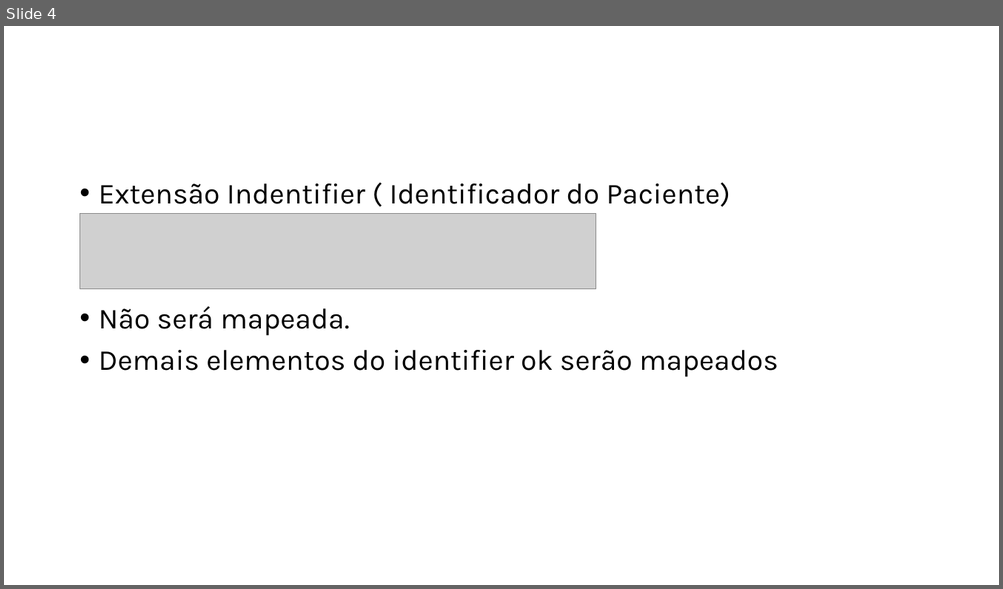
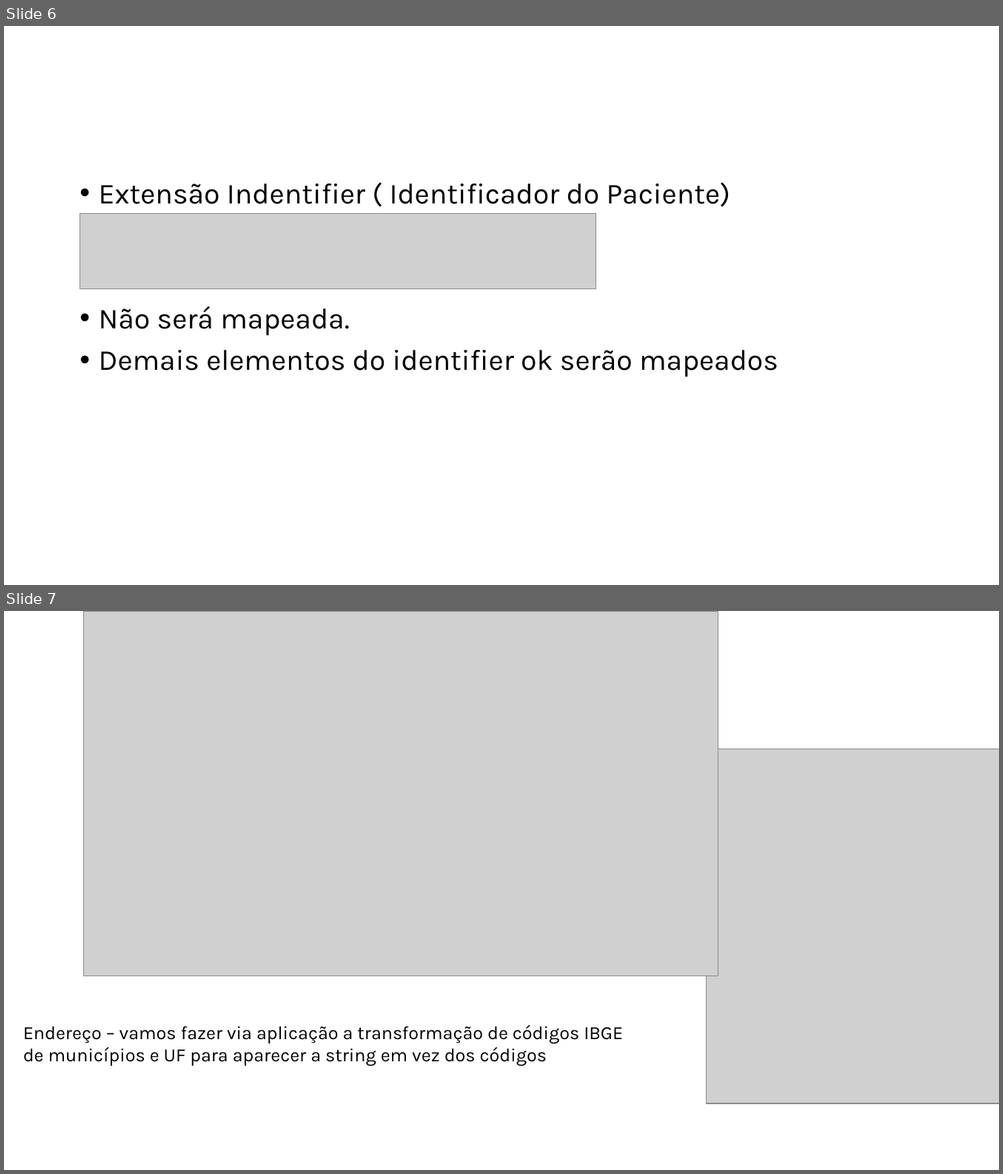
Before and after one commit to moaassis/https-git-codecommit.sa-east-1.amazonaws.com-v1-repos-ips-brasil-documentos, a slide deck: Entregaveis/Guia Implementacao IPS Brasil/DesignPaciente.pptx. Shown one above the other, each under a label of ours: slide 4 before the commit, slides 6 and 7 after it. The pictures are 1003x589 and 1003x1174 pixels, drawn with LibreOffice and Linux fonts; fonts in the diff are those of the drawing; grey boxes stand for pictures. Boxes give left, top, right and bottom in pixels: in the first picture for what was removed or moved away, otherwise in the second. Text is boxed around its words. In the diff, an @@ line names an element or a change of style, - is before the commit and + after.

```diff
--- a/Entregaveis/Guia Implementacao IPS Brasil/DesignPaciente.pptx
+++ b/Entregaveis/Guia Implementacao IPS Brasil/DesignPaciente.pptx
@@ slide 7 added at bbox=[4, 611, 999, 1170], background #FFFFFF @@
@@ picture added at bbox=[83, 611, 717, 977] @@
@@ picture added at bbox=[706, 749, 999, 1104] @@
@@ text added at bbox=[23, 1025, 623, 1067], 18 pt, text #000000 @@
+Endereço – vamos fazer via aplicação a transformação de códigos IBGE de municípios e UF para aparecer a string em vez dos códigos
@@ what was slide 4 is now slide 6 @@
```
Also in this commit, not shown: 2 other slides added, 1 slide removed.
